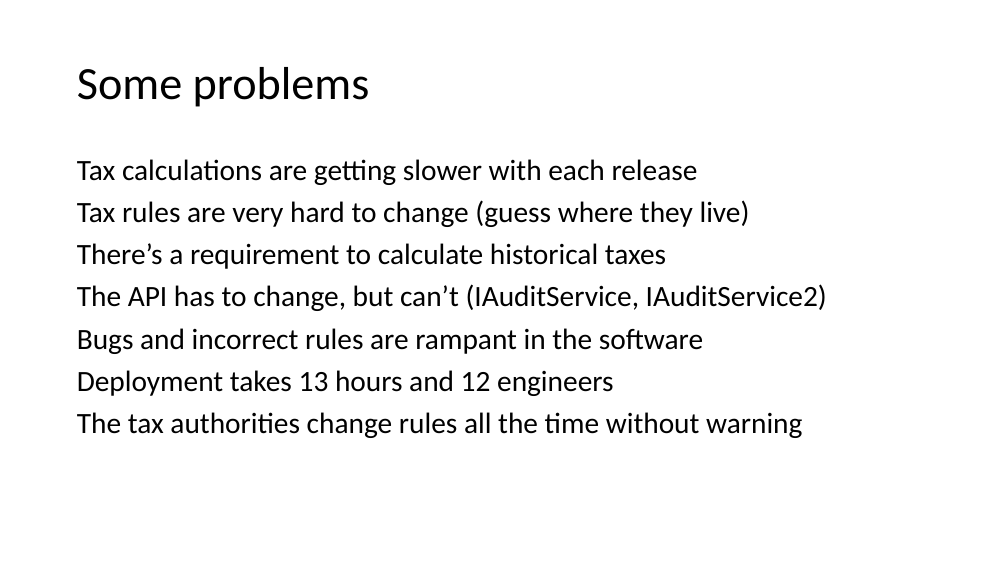
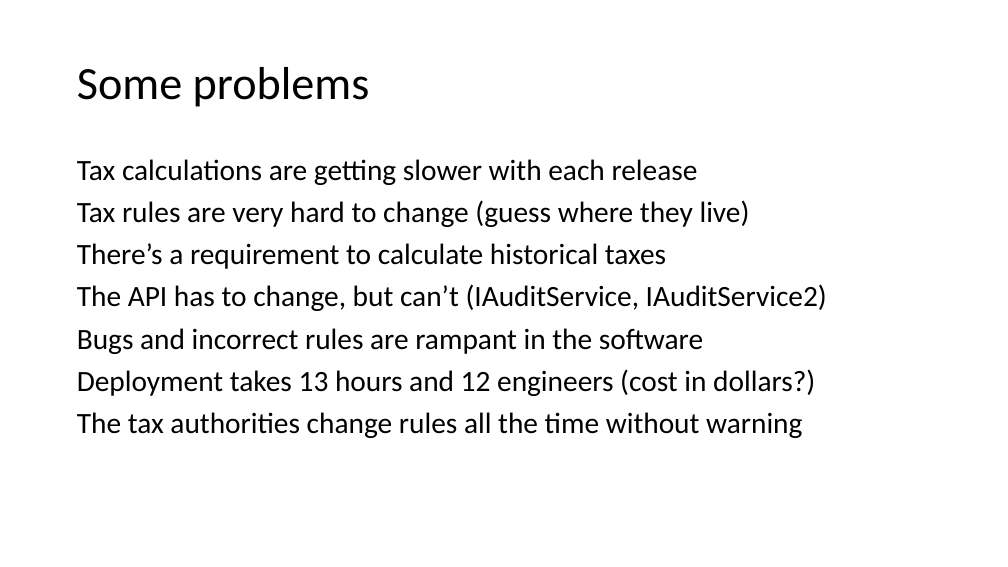
Before and after one commit to IrenaNiu/SU_CPSC_5200_20WQ, a slide deck: slide 8 of lectures/20WQ-02-27 TNG Design Session.pptx (slide 7 before the commit). Drawn at 1008x567 pixels with LibreOffice and Linux fonts; fonts in the diff are those of the drawing. Boxes give left, top, right and bottom in pixels: in the first picture for what was removed or moved away, otherwise in the second. Text is boxed around its words. In the diff, an @@ line names an element or a change of style, - is before the commit and + after.

```diff
--- a/lectures/20WQ-02-27 TNG Design Session.pptx
+++ b/lectures/20WQ-02-27 TNG Design Session.pptx
@@ text at (77,369,815,396): text changed @@
-Deployment takes 13 hours and 12 engineers
+Deployment takes 13 hours and 12 engineers (cost in dollars?)
```
Also in this commit, not shown: 7 other slides changed, 3 slides added, 6 other files.
